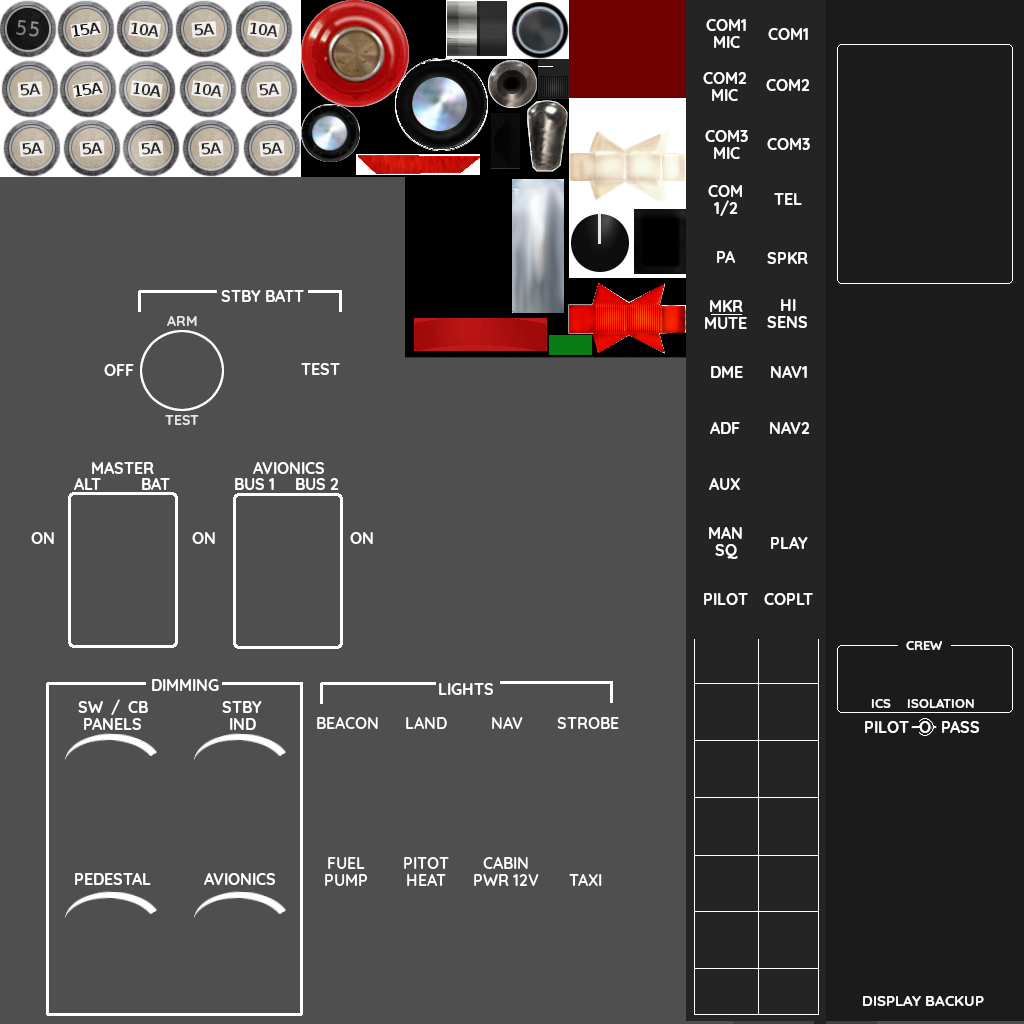
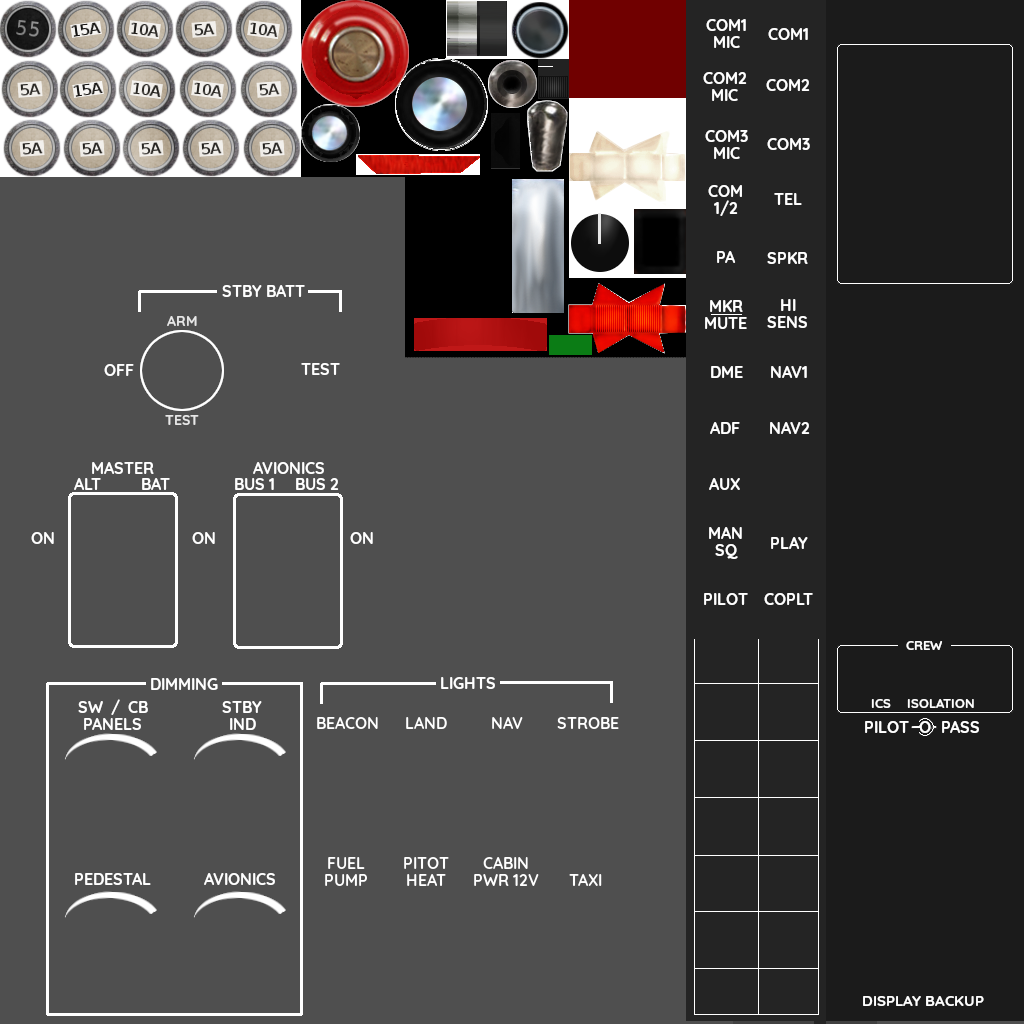
Comparing the layer stacks of the two w=1024, h=1024 images. Changes:
painted on "panel-parts-fg1000.png" over <box>151,285,495,695</box>
